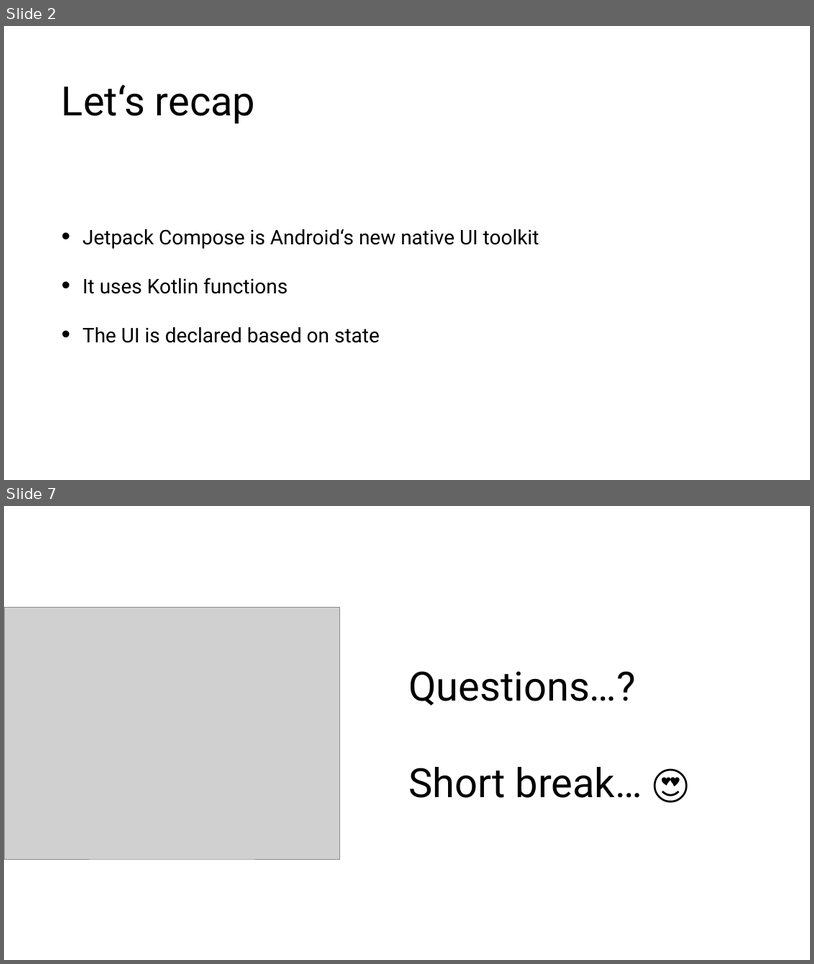
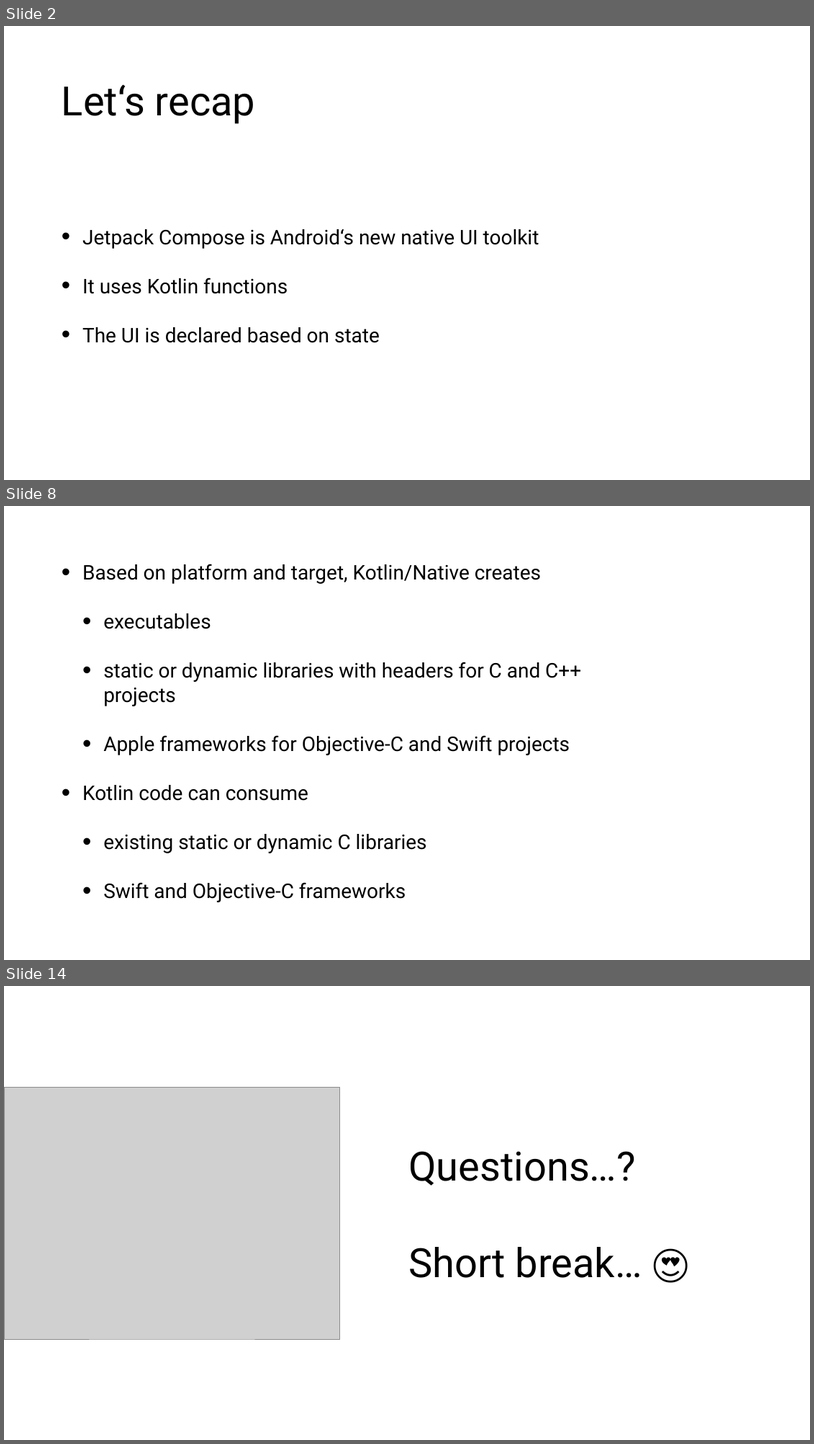
Before and after one commit to tkuenneth/compose_workshop, a slide deck: slides/06_Beyond Android.pptx. Shown one above the other, each under a label of ours: slides 2 and 7 before the commit, slides 2, 8 and 14 after it; the slides between them are not shown. The pictures are 814x964 and 814x1444 pixels, drawn with LibreOffice and Linux fonts; fonts in the diff are those of the drawing; grey boxes stand for pictures; background and template pictures are left out. Boxes give left, top, right and bottom in pixels: in the first picture for what was removed or moved away, otherwise in the second. Text is boxed around its words. In the diff, an @@ line names an element or a change of style, - is before the commit and + after.

```diff
--- a/slides/06_Beyond Android.pptx
+++ b/slides/06_Beyond Android.pptx
@@ slide 8 added at [4,506,810,960], background #FFFFFF @@
@@ text added at [82,564,581,902], 48 pt, text #000000 @@
+• Based on platform and target, Kotlin/Native creates
+  • executables
+  • static or dynamic libraries with headers for C and C++ projects
+  • Apple frameworks for Objective-C and Swift projects
+• Kotlin code can consume
+  • existing static or dynamic C libraries
+  • Swift and Objective-C frameworks
@@ what was slide 7 is now slide 14 @@
```
Also in this commit, not shown: 3 slides changed, 7 other slides added, 1 slide removed.
